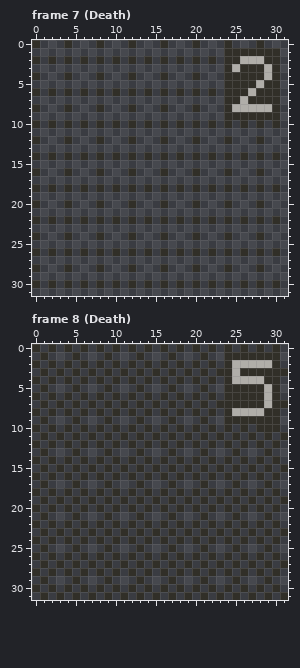
Two states of a pixel-art file, Assets/enemies/bat.aseprite. Above is the file before it was changed.
32x32 pixels, 10 frames. Shown: frame 7 (Death), frame 8 (Death). The commit also changed other frames, which this record leaves out.
After:
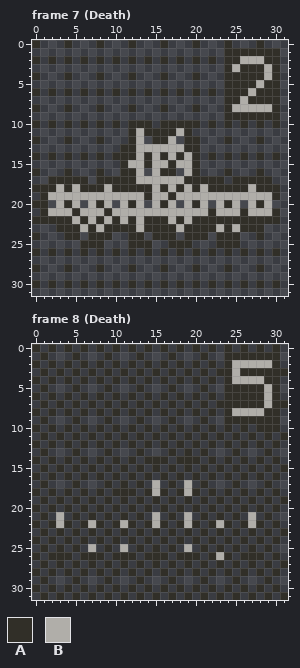
Palette (. is transparent): A #312f28  B #b0aea9
The edit:
layer "Sprite Sheet" now shown
Frame 7 (Death), layer "Sprite Sheet":
Colour A now appears in row 10 at x 13, 17 and 19; in row 11 at x 12, 14 to 17 and 19; in row 12 at x 15 and 19; in row 13 at x 11 to 12 and 19 to 20; in row 14 at x 11; in row 15 at x 11, 14, 17 and 20.
Colour A now appears in row 16 at x 11 and 17; in row 17 at x 2 to 6, 8 to 12, 19 to 23 and 25 to 29; in row 18 at x 1, 7, 11, 13, 23, 25 and 29; in row 19 at x 1, 14, 17 and 30; in row 20 at x 1; in row 21 at x 1, 5, 9, 22, 26 and 30.
Colour A now appears in row 22 at x 1, 3, 15, 21, 23, 25, 27 and 29; in row 23 at x 3 to 5, 7, 9 to 12, 14 to 17, 19 to 22, 24 and 26 to 28; in row 24 at x 5, 7, 9, 13, 15, 17, 19, 21, 23 and 25; in row 25 at x 6 to 8, 12 to 14, 17 to 19 and 23 to 25.
Colour B now appears in row 11 at x 13 and 18; in row 12 at x 13 and 17; in row 13 at x 13 to 18; in row 14 at x 13, 15, 17 and 19; in row 15 at x 12 to 13, 15 to 16 and 18 to 19; in row 16 at x 13, 15 and 19.
Colour B now appears in row 17 at x 13 to 18; in row 18 at x 3, 5, 9, 15, 17, 19, 21 and 27; in row 19 at x 2 to 13, 15 to 16 and 18 to 29; in row 20 at x 3, 5, 7, 9, 11, 13, 15, 17, 19, 21, 23, 25, 27 and 29; in row 21 at x 2 to 4, 6 to 8, 10 to 21, 23 to 25 and 27 to 29; in row 22 at x 5, 7, 9, 11, 13, 17 and 19.
Colour B now appears in row 23 at x 6, 8, 13, 18, 23 and 25.
Frame 8 (Death), layer "Sprite Sheet":
Colour A now appears in row 13 at x 19; in row 14 at x 15 and 19; in rows 17 to 18 at x 11; in row 21 at x 7, 11 and 23; in row 25 at x 3, 15, 23 and 27; in row 26 at x 3, 7, 11, 15, 19 and 27.
Colour B now appears in rows 17 to 18 at x 15 and 19; in row 21 at x 3, 15, 19 and 27; in row 22 at x 3, 7, 11, 15, 19, 23 and 27; in row 25 at x 7, 11 and 19; in row 26 at x 23.
Where, in picture pixels (left, top, right, bottom), the same in both pictures:
added: (40, 120, 280, 248)
added: (152, 448, 224, 560)
added: (56, 480, 128, 560)
added: (248, 512, 256, 560)
